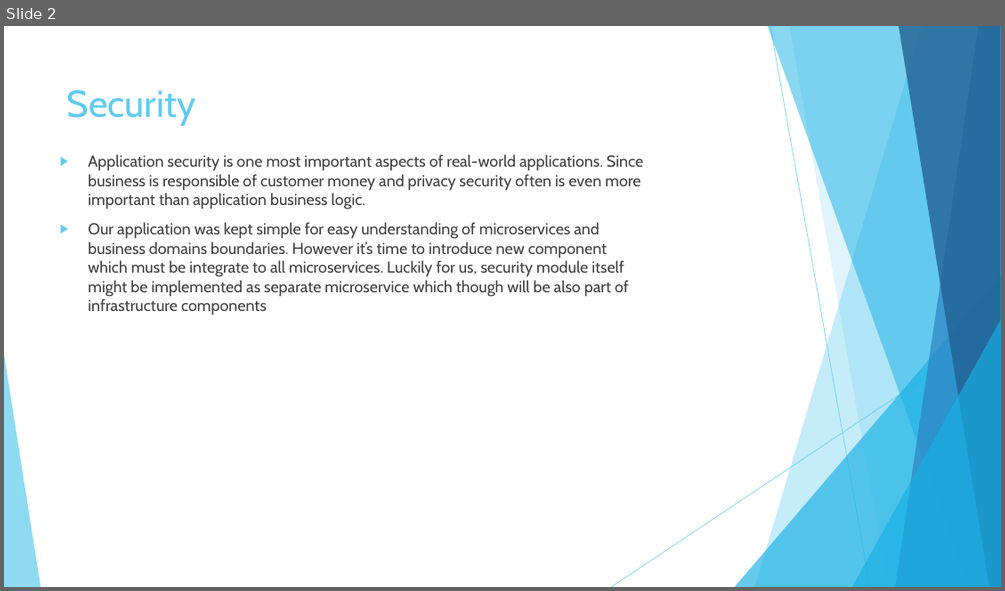
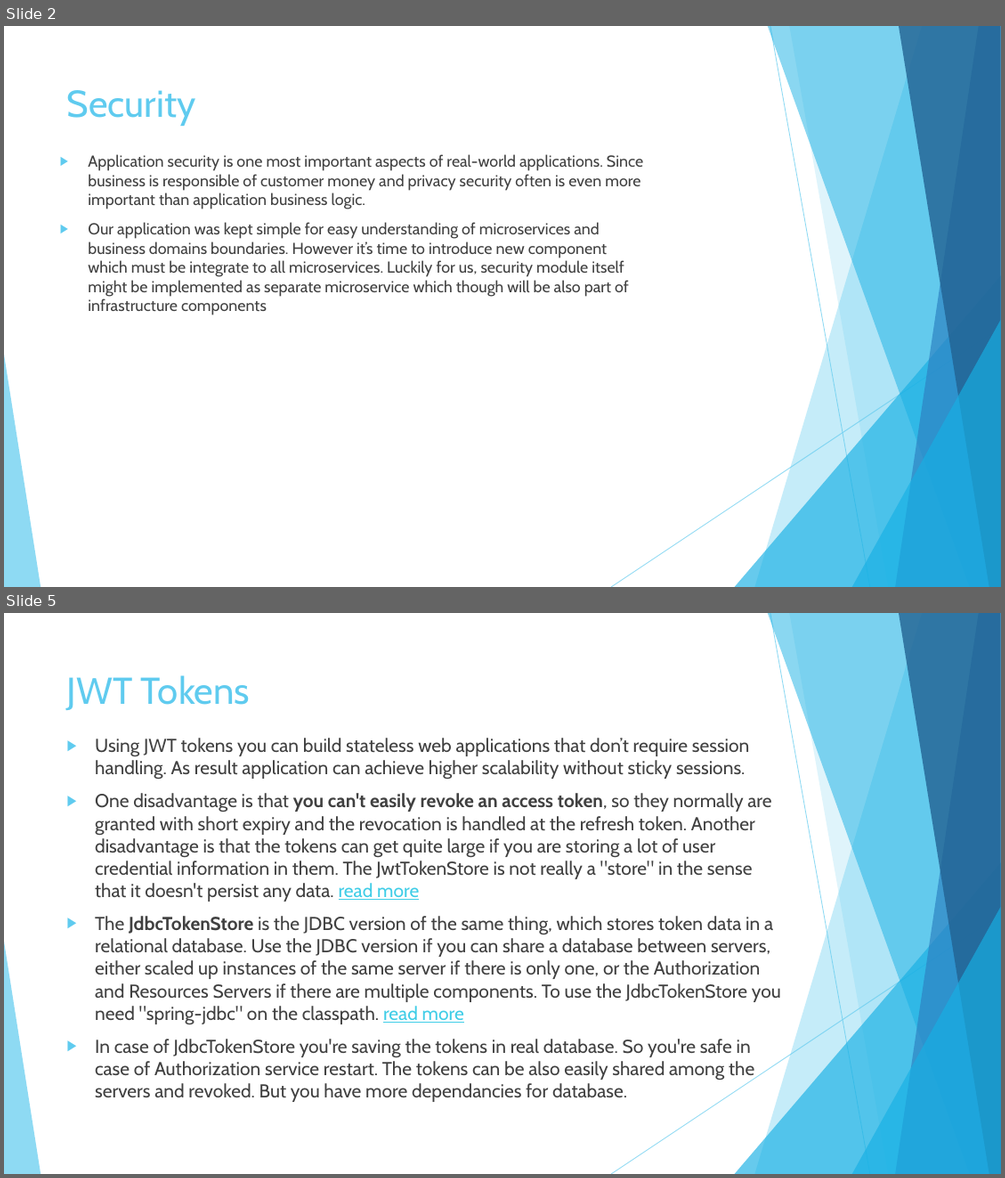
Before and after one commit to vlytsus/springboot-cloud-demo-one, a slide deck: docs/Introduction_To_Microservices_Part_4_security.pptx. Shown one above the other, each under a label of ours: slide 2 before the commit, slides 2 and 5 after it; the slides between them are not shown. The pictures are 1005x591 and 1005x1178 pixels, drawn with LibreOffice and Linux fonts; fonts in the diff are those of the drawing. Boxes give left, top, right and bottom in pixels: in the first picture for what was removed or moved away, otherwise in the second. Text is boxed around its words. In the diff, an @@ line names an element or a change of style, - is before the commit and + after.

```diff
--- a/docs/Introduction_To_Microservices_Part_4_security.pptx
+++ b/docs/Introduction_To_Microservices_Part_4_security.pptx
@@ slide 5 added at bbox=[4, 613, 1001, 1174], background #FFFFFF; not listed: 10 template elements that a slide beside it also shows @@
@@ title added at bbox=[67, 675, 250, 710], 36 pt, text #5FCBEF @@
+JWT Tokens
@@ text added at bbox=[95, 738, 781, 1102], 18 pt, text #404040 @@
+▶ Using JWT tokens you can build stateless web applications that don’t require session handling. As result application can achieve higher scalability without sticky sessions.
+▶ One disadvantage is that you can't easily revoke an access token, so they normally are granted with short expiry and the revocation is handled at the refresh token. Another disadvantage is that the tokens can get quite large if you are storing a lot of user credential information in them. The JwtTokenStore is not really a "store" in the sense that it doesn't persist any data. read more
+▶ The JdbcTokenStore is the JDBC version of the same thing, which stores token data in a relational database. Use the JDBC version if you can share a database between servers, either scaled up instances of the same server if there is only one, or the Authorization and Resources Servers if there are multiple components. To use the JdbcTokenStore you need "spring-jdbc" on the classpath. read more
+▶ In case of JdbcTokenStore you're saving the tokens in real database. So you're safe in case of Authorization service restart. The tokens can be also easily shared among the servers and revoked. But you have more dependancies for database.
```
Also in this commit, not shown: 3 other slides added.
